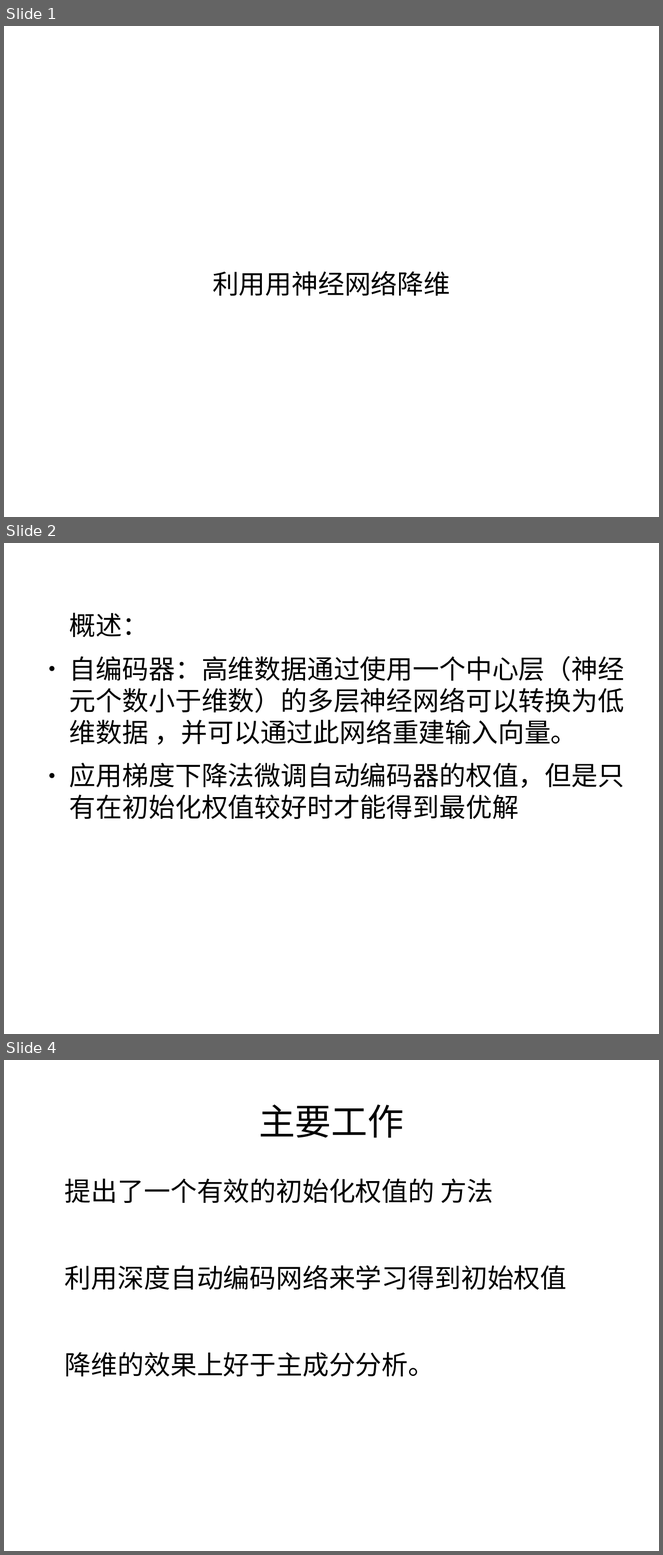
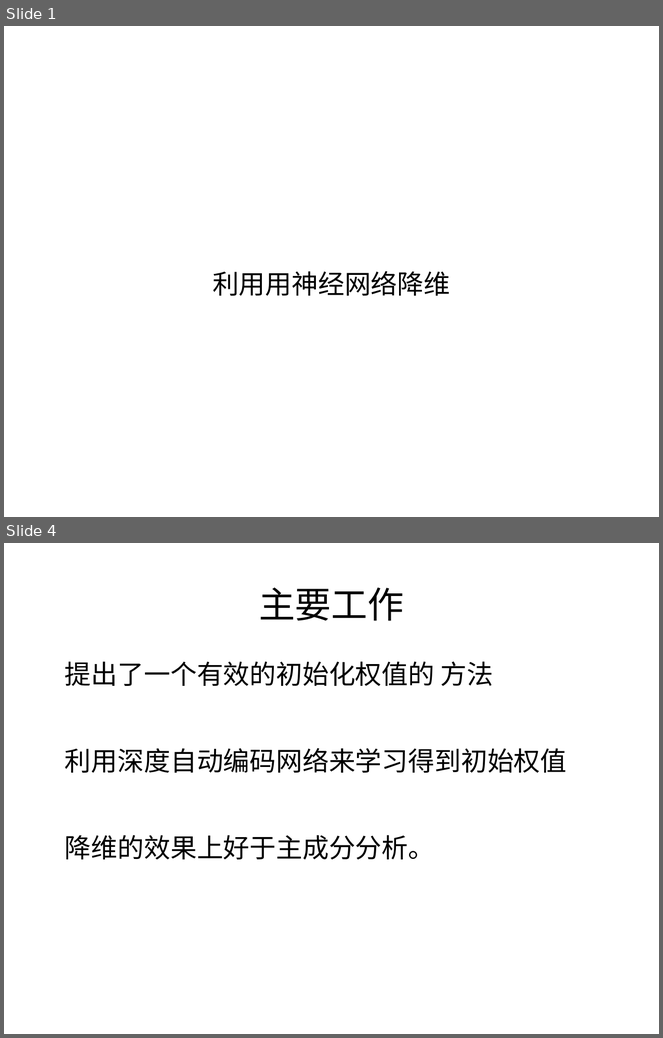
Before and after one commit to Mch233/Mch, a slide deck: work/ｐｐｔ２００６.odp. Shown one above the other, each under a label of ours: slides 1, 2 and 4 before the commit, slides 1 and 4 after it; the slides between them are not shown. The pictures are 663x1555 and 663x1038 pixels, drawn with LibreOffice and Linux fonts; fonts in the diff are those of the drawing. Boxes give left, top, right and bottom in pixels: in the first picture for what was removed or moved away, otherwise in the second. Text is boxed around its words. In the diff, an @@ line names an element or a change of style, - is before the commit and + after.

```diff
--- a/work/ｐｐｔ２００６.odp
+++ b/work/ｐｐｔ２００６.odp
@@ slide 2 removed at (4, 543, 659, 1034), background #FFFFFF @@
@@ text removed at (70, 613, 624, 819) @@
-概述：
-● 自编码器：高维数据通过使用一个中心层（神经元个数小于维数）的多层神经网络可以转换为低维数据 ，并可以通过此网络重建输入向量。
-● 应用梯度下降法微调自动编码器的权值，但是只有在初始化权值较好时才能得到最优解
```
Also in this commit, not shown: 5 slides changed, 4 slides added, 2 other slides removed, 4 other files.
